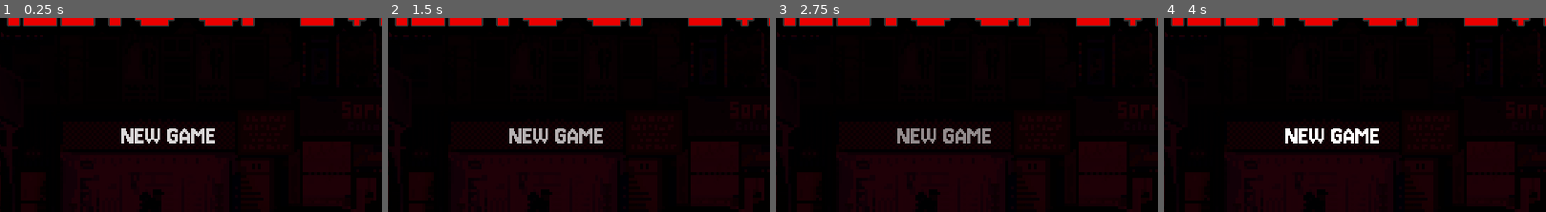
Above: before the commit, frames 1-4 (left to right).
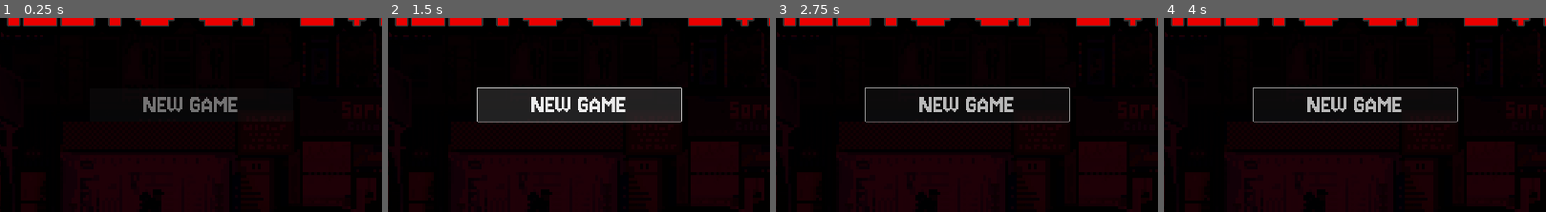
Above: after the commit, the same moments.

Repository: blacksagres/streets-of-evil
Game: Godot game, scene res://world.tscn
Same seed, same stepped clock (60 frames per second), same inputs: the game is played once before the commit and once after it.
Inputs (mouse positions are % of the whole screen's width and height, from its top left):
- Up to frame 1 (0.25 s): no input
- Up to frame 2 (1.5 s): click (53, 42) at 0.5 s, where only the run after the commit has a clickable "NEW GAME"; click (53, 42) at 1.25 s, where only the run after the commit has a clickable "NEW GAME"
- Up to frame 3 (2.75 s): tap Enter (ui_accept) at 2, 2.27 s; move the mouse to (72, 39) at 2.02 s; hold Right (move_right) from 2.03 s (still down); tap Space (shoot) at 2.1 s
- Up to frame 4 (4 s): move the mouse to (30, 50) at 2.77 s; tap Space (shoot) at 2.85, 3.6 s; tap Enter (ui_accept) at 3.02 s; move the mouse to (60, 21) at 3.52 s; release Right (move_right) at 3.53 s; hold Left (move_left) from 3.53 s (still down)
The pictures show only the part of the screen within x 28-78%, y 20-70%; the shares and areas given below are measured in that part.

The runs differ from the first frame. In frame 1, 2.3% of the frame differs, in the area x 31-63%, y 40-65%; in frame 2, 11%, in the area x 23-77%, y 35-65%; in frame 3, 3.2%; in frame 4, 3.2%.

Commit message:
decent button animation

Diff:
--- /dev/null
+++ b/components/menus/menu_button.gd
@@ -0,0 +1,17 @@
+extends Node2D
+
+
+@onready var button := $Button
+@onready var animation_player := $AnimationPlayer
+# Called when the node enters the scene tree for the first time.
+func _ready() -> void:
+	animation_player.pause()
+	button.connect('mouse_entered', on_button_focus_entered)
+	button.connect('mouse_exited', on_button_focus_exited)
+
+
+func on_button_focus_entered() -> void:
+	animation_player.play("pulse")
+
+func on_button_focus_exited() -> void:
+	animation_player.pause()
--- /dev/null
+++ b/components/menus/start_menu.tscn
@@ -0,0 +1,80 @@
+[gd_scene load_steps=9 format=3 uid="uid://dgqbjsucu2qbf"]
+
+[ext_resource type="Texture2D" uid="uid://dl5pmj3xjvpde" path="res://assets/pixel-art-street-test.jpg" id="1_mpy17"]
+[ext_resource type="FontFile" uid="uid://bm80lk671tqyh" path="res://assets/fonts/Jersey10-Regular.ttf" id="2_gtdlh"]
+[ext_resource type="Script" uid="uid://da7w6mqhncgfm" path="res://components/menus/menu_button.gd" id="3_gtdlh"]
+
+[sub_resource type="Theme" id="Theme_dwbse"]
+default_font = ExtResource("2_gtdlh")
+default_font_size = 250
+
+[sub_resource type="Theme" id="Theme_mpy17"]
+
+[sub_resource type="Animation" id="Animation_mpy17"]
+resource_name = "pulse"
+length = 2.0
+loop_mode = 1
+tracks/0/type = "value"
+tracks/0/imported = false
+tracks/0/enabled = true
+tracks/0/path = NodePath("Button:modulate")
+tracks/0/interp = 1
+tracks/0/loop_wrap = true
+tracks/0/keys = {
+"times": PackedFloat32Array(0, 1.03333, 1.96667),
+"transitions": PackedFloat32Array(1, 1, 1),
+"update": 0,
+"values": [Color(1, 1, 1, 0.5), Color(1, 1, 1, 1), Color(1, 1, 1, 0.5)]
+}
+
+[sub_resource type="Animation" id="Animation_gtdlh"]
+length = 0.001
+
+[sub_resource type="AnimationLibrary" id="AnimationLibrary_wqopl"]
+_data = {
+&"RESET": SubResource("Animation_gtdlh"),
+&"pulse": SubResource("Animation_mpy17")
+}
+
+[node name="StartMenu" type="Node2D"]
+z_index = 10
+
+[node name="Background" type="Sprite2D" parent="."]
+modulate = Color(0.12549, 0, 0.0313726, 1)
+position = Vector2(962.875, 542)
+scale = Vector2(1.77245, 1.78289)
+texture = ExtResource("1_mpy17")
+
+[node name="Title" type="RichTextLabel" parent="."]
+offset_left = 288.0
+offset_top = 112.0
+offset_right = 1656.0
+offset_bottom = 504.0
+theme = SubResource("Theme_dwbse")
+theme_override_colors/default_color = Color(0.926299, 2.4306e-06, 1.92523e-06, 1)
+theme_override_colors/font_outline_color = Color(0.20871, 0.20871, 0.20871, 1)
+theme_override_colors/font_shadow_color = Color(0, 0, 0, 1)
+theme_override_constants/outline_size = 15
+theme_override_constants/shadow_outline_size = 100
+text = "STREETS OF EVIL"
+
+[node name="MenuButton" type="Node2D" parent="."]
+process_mode = 3
+script = ExtResource("3_gtdlh")
+
+[node name="Button" type="Button" parent="MenuButton"]
+modulate = Color(1, 1, 1, 0.860691)
+offset_left = 760.0
+offset_top = 472.0
+offset_right = 1272.0
+offset_bottom = 556.0
+theme = SubResource("Theme_mpy17")
+theme_override_fonts/font = ExtResource("2_gtdlh")
+theme_override_font_sizes/font_size = 70
+text = "NEW GAME"
+
+[node name="AnimationPlayer" type="AnimationPlayer" parent="MenuButton"]
+libraries = {
+&"": SubResource("AnimationLibrary_wqopl")
+}
+autoplay = "pulse"
--- a/world.tscn
+++ b/world.tscn
@@ -1,62 +1,16 @@
-[gd_scene load_steps=15 format=3 uid="uid://cfm1g0c2lt806"]
+[gd_scene load_steps=10 format=3 uid="uid://cfm1g0c2lt806"]
 
 [ext_resource type="Script" uid="uid://dlbrtbpmsfujf" path="res://world.gd" id="1_aqk2v"]
 [ext_resource type="PackedScene" uid="uid://cleasu8qoohko" path="res://characters/player/player.tscn" id="1_f3sb7"]
 [ext_resource type="Texture2D" uid="uid://dl5pmj3xjvpde" path="res://assets/pixel-art-street-test.jpg" id="1_tlwt5"]
 [ext_resource type="PackedScene" uid="uid://csw4bw3qe8a6s" path="res://characters/enemy.tscn" id="2_036b0"]
-[ext_resource type="FontFile" uid="uid://bm80lk671tqyh" path="res://assets/fonts/Jersey10-Regular.ttf" id="5_036b0"]
+[ext_resource type="PackedScene" uid="uid://dgqbjsucu2qbf" path="res://components/menus/start_menu.tscn" id="5_036b0"]
 
 [sub_resource type="Curve2D" id="Curve2D_tlwt5"]
 _data = {
 "points": PackedVector2Array(0, 0, 0, 0, 352, 0, 0, 0, 0, 0, 352, 192, 0, 0, 0, 0, 0, 192, 0, 0, 0, 0, 0, 0, 0, 0, 0, 0, 352, 0)
 }
 point_count = 5
-
-[sub_resource type="Theme" id="Theme_dwbse"]
-default_font = ExtResource("5_036b0")
-default_font_size = 250
-
-[sub_resource type="Theme" id="Theme_pkg7o"]
-default_font = ExtResource("5_036b0")
-
-[sub_resource type="Animation" id="Animation_036b0"]
-resource_name = "blink"
-length = 2.0
-loop_mode = 1
-step = 1.0
-tracks/0/type = "value"
-tracks/0/imported = false
-tracks/0/enabled = true
-tracks/0/path = NodePath("NewGame:modulate")
-tracks/0/interp = 1
-tracks/0/loop_wrap = true
-tracks/0/keys = {
-"times": PackedFloat32Array(0, 1, 2),
-"transitions": PackedFloat32Array(1, 1, 1),
-"update": 0,
-"values": [Color(1, 1, 1, 1), Color(1, 1, 1, 0.4), Color(1, 1, 1, 1)]
-}
-
-[sub_resource type="Animation" id="Animation_dwbse"]
-length = 0.001
-tracks/0/type = "value"
-tracks/0/imported = false
-tracks/0/enabled = true
-tracks/0/path = NodePath("NewGame:modulate")
-tracks/0/interp = 1
-tracks/0/loop_wrap = true
-tracks/0/keys = {
-"times": PackedFloat32Array(0),
-"transitions": PackedFloat32Array(1),
-"update": 0,
-"values": [Color(1, 1, 1, 1)]
-}
-
-[sub_resource type="AnimationLibrary" id="AnimationLibrary_pkg7o"]
-_data = {
-&"RESET": SubResource("Animation_dwbse"),
-&"blink": SubResource("Animation_036b0")
-}
 
 [sub_resource type="Theme" id="Theme_036b0"]
 
@@ -143,46 +97,7 @@
 offset_bottom = 591.0
 text = "INCREASE MOVE SPEED"
 
-[node name="StartMenu" type="Node2D" parent="Menus"]
-z_index = 10
-
-[node name="Background" type="Sprite2D" parent="Menus/StartMenu"]
-modulate = Color(0.12549, 0, 0.0313726, 1)
-position = Vector2(962.875, 542)
-scale = Vector2(1.77245, 1.78289)
-texture = ExtResource("1_tlwt5")
-
-[node name="Menu" type="RichTextLabel" parent="Menus/StartMenu"]
-offset_left = 288.0
-offset_top = 112.0
-offset_right = 1656.0
-offset_bottom = 504.0
-theme = SubResource("Theme_dwbse")
-theme_override_colors/default_color = Color(0.926299, 2.4306e-06, 1.92523e-06, 1)
-theme_override_colors/font_outline_color = Color(0.20871, 0.20871, 0.20871, 1)
-theme_override_colors/font_shadow_color = Color(0, 0, 0, 1)
-theme_override_constants/outline_size = 15
-theme_override_constants/shadow_outline_size = 100
-text = "STREETS OF EVIL"
-
-[node name="NewGame" type="Label" parent="Menus/StartMenu"]
-process_mode = 2
-offset_left = 808.0
-offset_top = 528.0
-offset_right = 1112.0
-offset_bottom = 657.0
-theme = SubResource("Theme_pkg7o")
-theme_override_font_sizes/font_size = 70
-text = "NEW GAME"
-horizontal_alignment = 1
-vertical_alignment = 1
-
-[node name="MenuItemAnimatinon" type="AnimationPlayer" parent="Menus/StartMenu"]
-process_mode = 2
-libraries = {
-&"": SubResource("AnimationLibrary_pkg7o")
-}
-autoplay = "blink"
+[node name="StartMenu" parent="Menus" instance=ExtResource("5_036b0")]
 
 [node name="ExperienceGauge" type="ProgressBar" parent="."]
 offset_left = 64.0
Not shown, added: components/menus/menu_button.gd.uid
